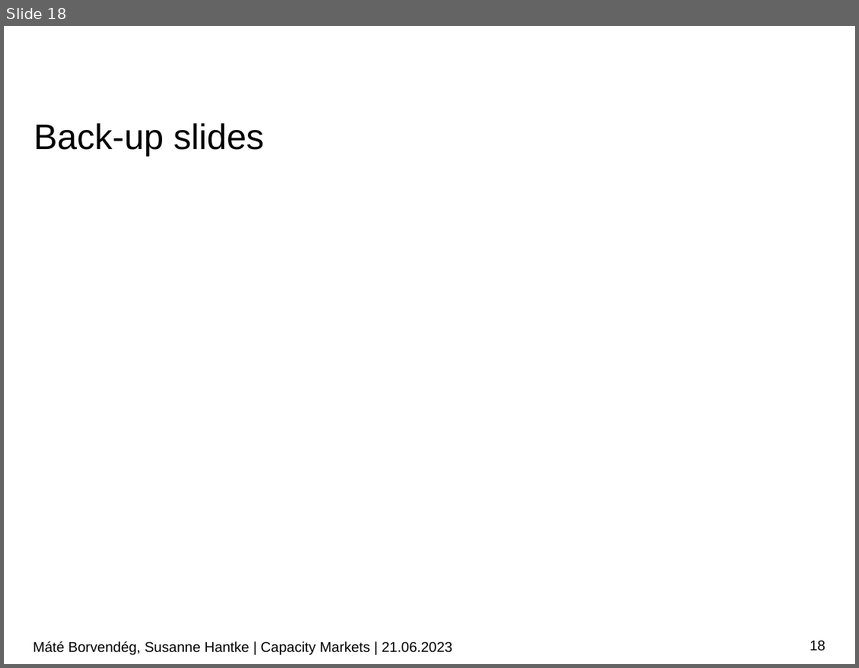
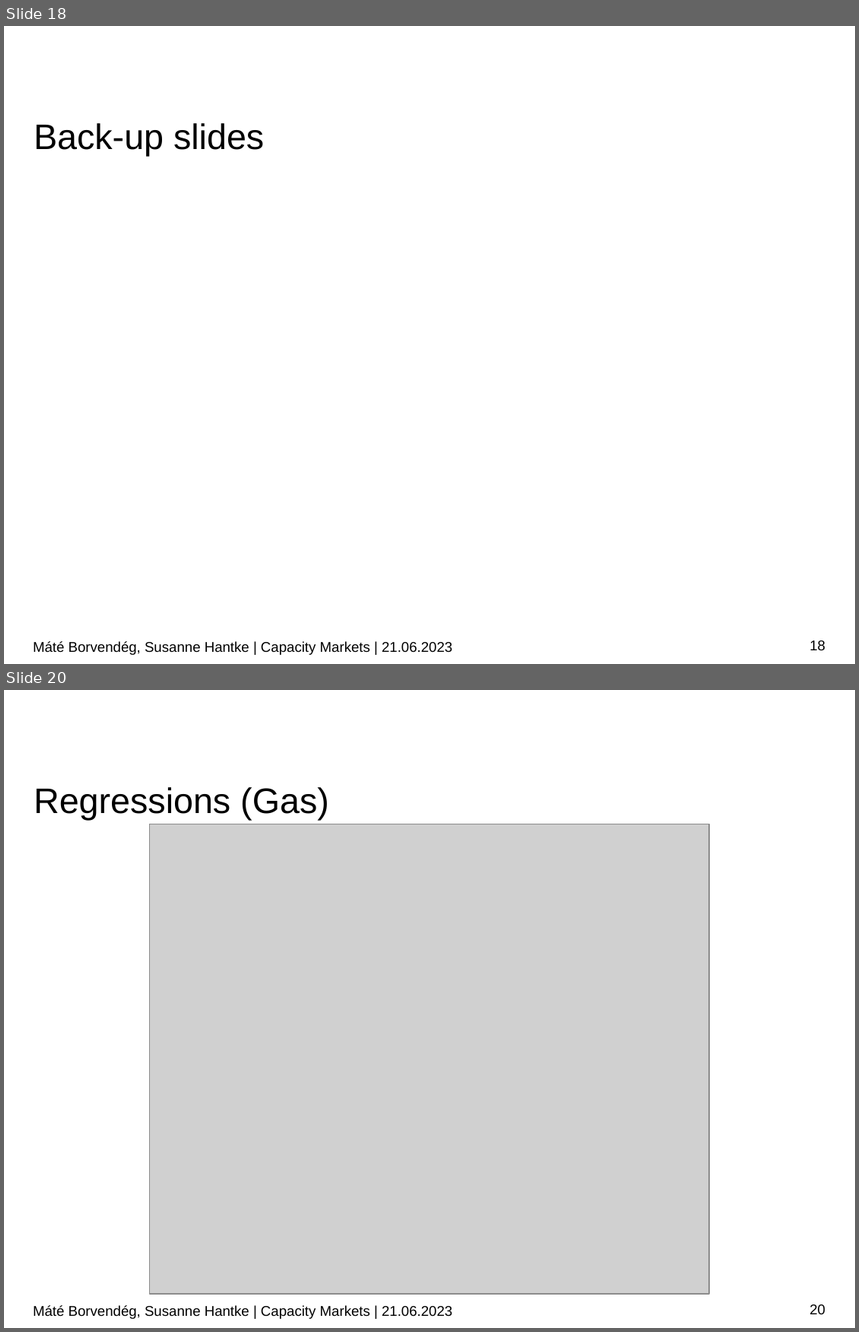
Before and after one commit to borvendegmate/tum_power_system_economics, a slide deck: Final_Presentation_Borvendeg_Hantke.pptx. Shown one above the other, each under a label of ours: slide 18 before the commit, slides 18 and 20 after it; the slides between them are not shown. The pictures are 859x668 and 859x1332 pixels, drawn with LibreOffice and Linux fonts; fonts in the diff are those of the drawing; grey boxes stand for pictures; background and template pictures are left out. Boxes give left, top, right and bottom in pixels: in the first picture for what was removed or moved away, otherwise in the second. Text is boxed around its words. In the diff, an @@ line names an element or a change of style, - is before the commit and + after.

```diff
--- a/Final_Presentation_Borvendeg_Hantke.pptx
+++ b/Final_Presentation_Borvendeg_Hantke.pptx
@@ slide 20 added at <box>4,690,855,1328</box>, background #FFFFFF @@
@@ title added at <box>34,787,329,820</box>, 30 pt, text #000000 @@
+Regressions (Gas)
@@ picture added at <box>150,825,709,1294</box> @@
@@ page number added at <box>810,1305,826,1315</box>, 12 pt, text #000000 @@
+20
@@ text added at <box>33,1306,452,1319</box>, 12 pt, text #000000 @@
+Máté Borvendég, Susanne Hantke | Capacity Markets | 21.06.2023
```
Also in this commit, not shown: 4 slides changed, 1 other slide added, 2 other files.
